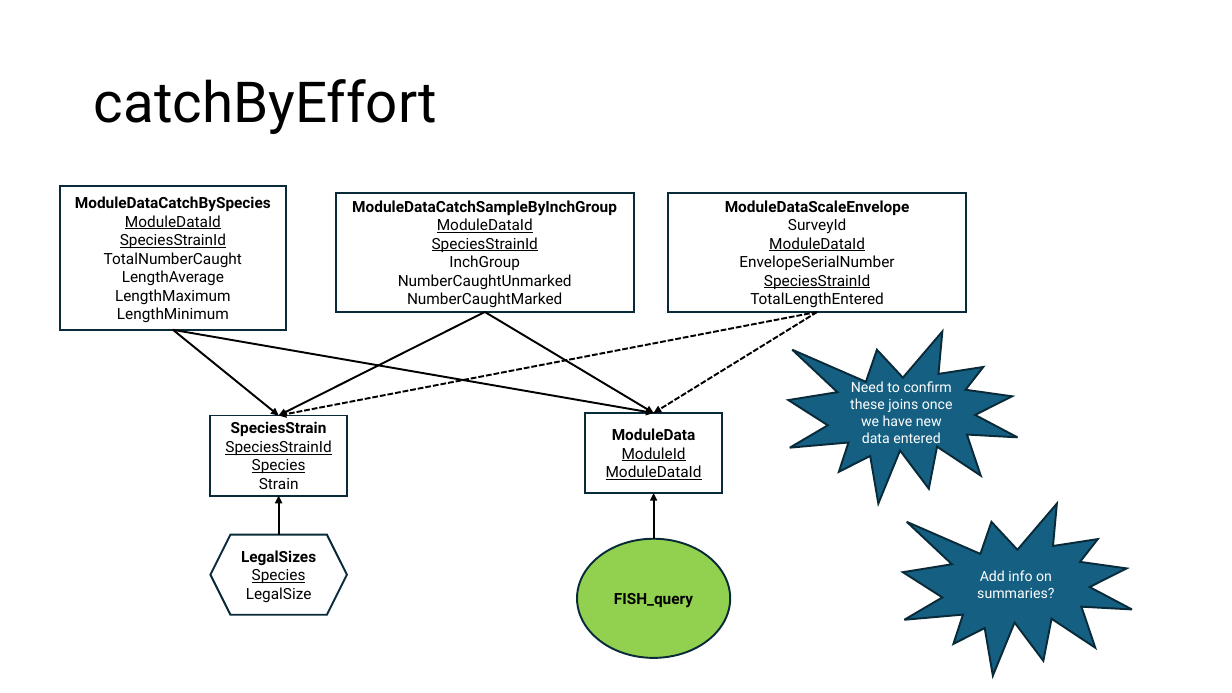
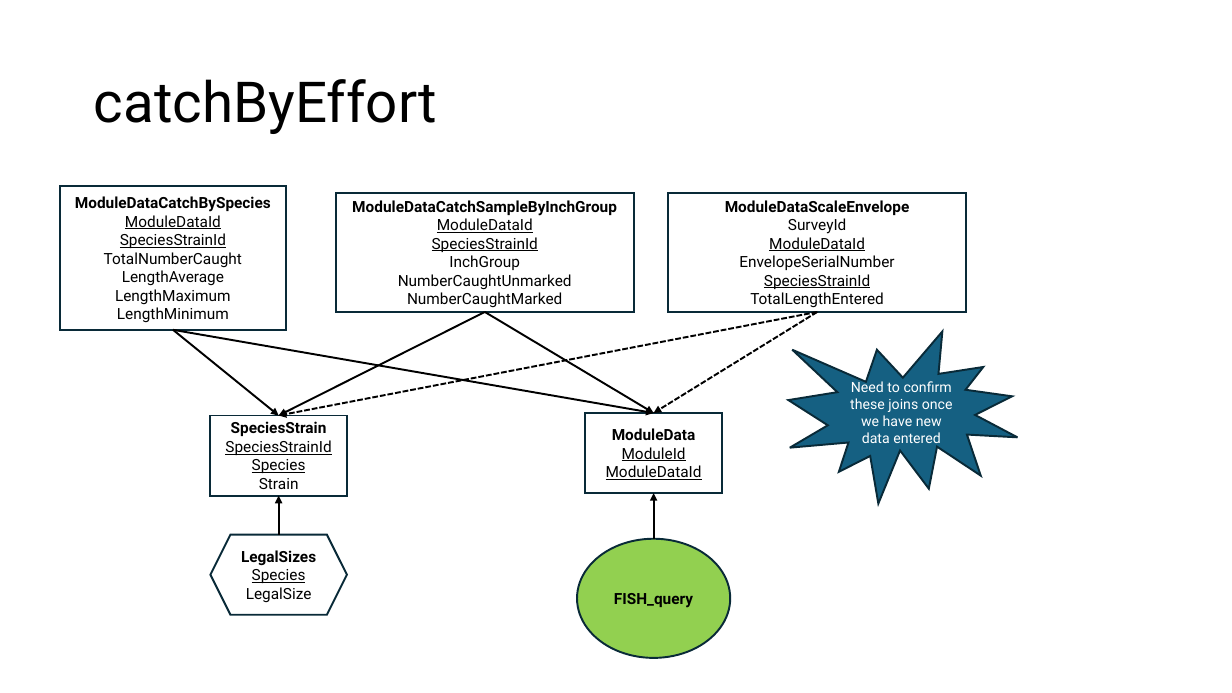
Before and after one commit to DNRFISH/MFA, a slide deck: slide 3 of dev/MFA_table_joins.pptx. Drawn at 1232x693 pixels with LibreOffice and Linux fonts; fonts in the diff are those of the drawing. Boxes give left, top, right and bottom in pixels: in the first picture for what was removed or moved away, otherwise in the second. Text is boxed around its words. In the diff, an @@ line names an element or a change of style, - is before the commit and + after.

```diff
--- a/dev/MFA_table_joins.pptx
+++ b/dev/MFA_table_joins.pptx
@@ irregular seal removed at [903, 504, 1132, 676] @@
-Add info on summaries?
```
Also in this commit, not shown: 2 other slides changed.
